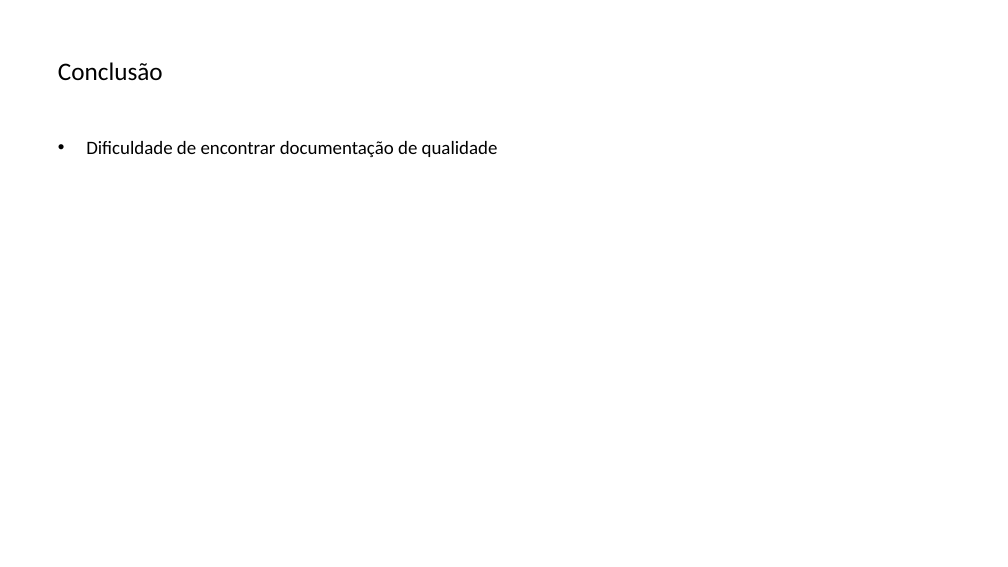
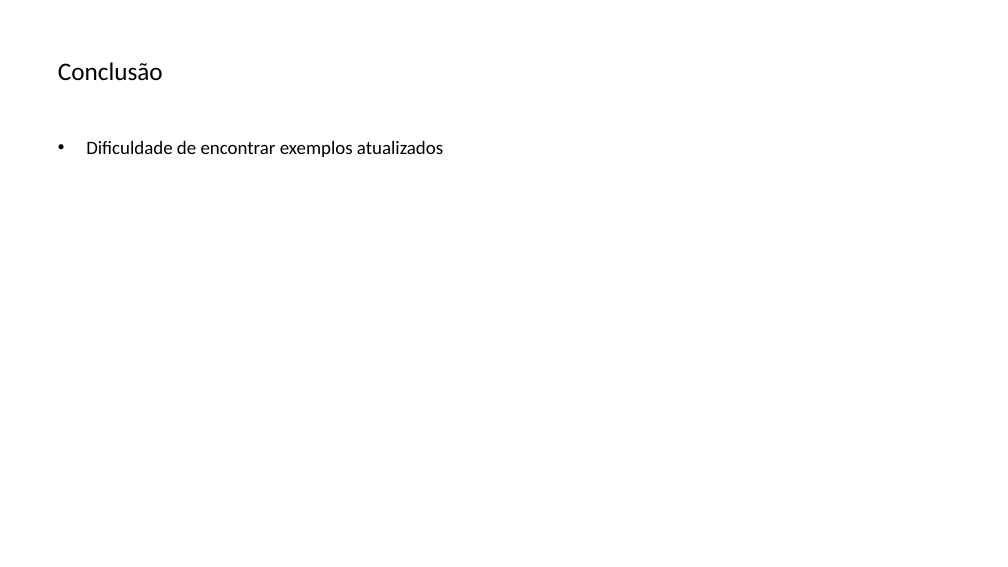
Before and after one commit to lquatrin/inf2591, a slide deck: slide 28 of x10.pptx. Drawn at 1008x567 pixels with LibreOffice and Linux fonts; fonts in the diff are those of the drawing. Boxes give left, top, right and bottom in pixels: in the first picture for what was removed or moved away, otherwise in the second. Text is boxed around its words. In the diff, an @@ line names an element or a change of style, - is before the commit and + after.

Commit message:
ppt e exemplos

```diff
--- a/x10.pptx
+++ b/x10.pptx
@@ text at [86,141,443,157]: text changed @@
-• Dificuldade de encontrar documentação de qualidade
+• Dificuldade de encontrar exemplos atualizados
```
Also in this commit, not shown: 11 other slides changed, 2 slides added, 2 slides removed, 5 other files.
